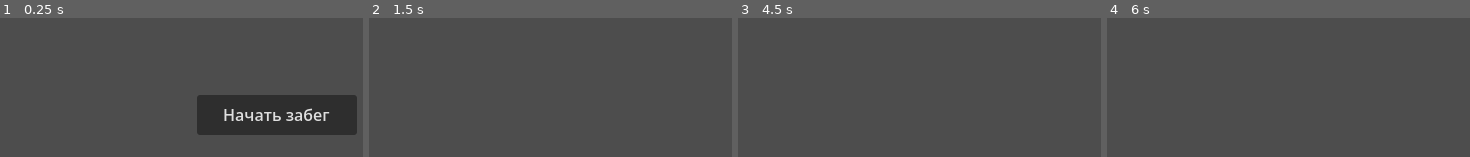
Above: before the commit, frames 1-4 (left to right).
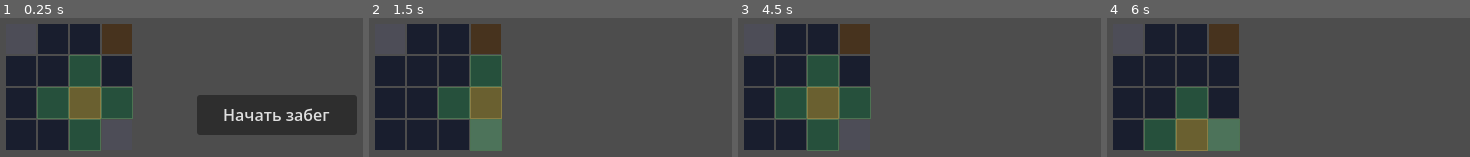
Above: after the commit, the same moments.

Repository: AlexGrabli/Orbital-garden
Game: Godot game, scene res://scenes/game/main.tscn
Two runs of this game, one before a commit and one after it. Both use one fixed random seed, a clock stepped at 60 frames per second and the inputs below.
Inputs (mouse positions are in pixels of both pictures, inside the frame that each line leads up to):
- Up to frame 1 (0.25 s): no input
- Up to frame 2 (1.5 s): click "Начать забег" at 0.5 s; tap Enter (confirm) at 1.25, 1.35 s; move the mouse to (outside the picture) at 1.27 s; press the mouse at (outside the picture) at 1.28 s; hold D (move_cursor_right) from 1.28 s (still down)
- Up to frame 3 (4.5 s): release D (move_cursor_right) at 2 s; release the mouse at (outside the picture) at 2 s; tap Enter (confirm) every 0.75 s from 2 to 4.25 s; drag from (886, 133) to (outside the picture) at 2.02 s; move the mouse to (1079, 36) at 2.77 s; hold D (move_cursor_right) 2.78-3.5 s; hold F (active_ability) 2.78-3.5 s; click (1079, 36) at 3.05 s; drag from (outside the picture) to (821, 61) at 3.52 s; move the mouse to (outside the picture) at 4.27 s; press the mouse at (outside the picture) at 4.28 s; hold A (move_cursor_left) from 4.28 s (still down)
- Up to frame 4 (6 s): tap Escape (cancel) at 4.9 s; release A (move_cursor_left) at 5 s; release the mouse at (outside the picture) at 5 s; tap Enter (confirm) at 5 s; drag from (1190, 61) to (1288, 24) at 5.02 s; move the mouse to (1415, 115) at 5.77 s; press the mouse at (1415, 115) at 5.78 s; hold S (move_cursor_down) from 5.78 s (still down)

The runs differ from the first frame. In frame 1, 26% of the frame differs, in the area x 1-37%, y 4-96%; in frame 2, 28%; in frame 3, 26%; in frame 4, 28%.

Commit message:
Фаза 1.3: сетка станции 4×4
- GridLayout (Resource): размер, клетка 32px, origin, неудобные клетки
  ROCK/DIRT — числа только в resources/grid_layout_default.tres.
- GridManager: оккупанты клеток (place/move/remove/neighbors4), мутации
  эмитят grid_* в EventBus. Без визуала и ввода — тестируется headless.
- GridCursor: виртуальный курсор геймпада/клавиатуры с клампом по сетке,
  подсветка соседей (база синергий), confirm/cancel → EventBus.
- GridView: плейсхолдеры клеток + маппинг указателя (ЛКМ/тап) в клетку.
- Тач теперь эмитит input_tapped с позицией (+input_confirmed для UI).
- Тест tests/grid_test.gd: размещение/перемещение/удаление, соседи.
- Все headless-прогоны зелёные: quit, smoke, phase_machine, input_router, grid.

Diff:
--- /dev/null
+++ b/resources/grid_layout_default.tres
@@ -0,0 +1,14 @@
+[gd_resource type="Resource" script_class="GridLayout" load_steps=2 format=3]
+
+[ext_resource type="Script" path="res://scripts/data/grid_layout.gd" id="1"]
+
+[resource]
+script = ExtResource("1")
+grid_size = Vector2i(4, 4)
+cell_size = 32
+origin = Vector2(48, 88)
+blocked_cells = {
+Vector2i(0, 0): 1,
+Vector2i(3, 0): 2,
+Vector2i(3, 3): 1
+}
--- /dev/null
+++ b/scenes/game/grid_view.gd
@@ -0,0 +1,39 @@
+extends Node2D
+## Визуал сетки (плейсхолдеры-ColorRect) и маппинг указателя в клетки.
+## Позиции уже в canvas-координатах (нюанс stretch — см. AGENTS.md).
+
+@export var layout: GridLayout
+
+
+func _ready() -> void:
+	_build_cells()
+	EventBus.input_place_card.connect(_on_pointer)  # ЛКМ/драг (press)
+	EventBus.input_tapped.connect(_on_pointer)  # тач-тап
+
+
+# Цвета — визуал-плейсхолдер (арт появится в Фазе 3).
+func _terrain_color(terrain: GridLayout.Terrain) -> Color:
+	match terrain:
+		GridLayout.Terrain.ROCK:
+			return Color(0.3, 0.3, 0.34)
+		GridLayout.Terrain.DIRT:
+			return Color(0.28, 0.2, 0.12)
+	return Color(0.1, 0.12, 0.18)
+
+
+func _build_cells() -> void:
+	for y in layout.grid_size.y:
+		for x in layout.grid_size.x:
+			var cell := Vector2i(x, y)
+			var rect := ColorRect.new()
+			rect.position = layout.origin + Vector2(cell) * layout.cell_size + Vector2.ONE
+			rect.size = Vector2(layout.cell_size - 2, layout.cell_size - 2)
+			rect.color = _terrain_color(layout.terrain_at(cell))
+			add_child(rect)
+
+
+# Клик/тап по клетке → подтверждение клетки (выбор карты — задача 4).
+func _on_pointer(screen_pos: Vector2) -> void:
+	var cell := layout.screen_to_cell(screen_pos)
+	if layout.is_inside(cell):
+		EventBus.grid_cell_confirmed.emit(cell)
--- /dev/null
+++ b/scenes/game/grid_view.tscn
@@ -0,0 +1,8 @@
+[gd_scene load_steps=3 format=3]
+
+[ext_resource type="Script" path="res://scenes/game/grid_view.gd" id="1"]
+[ext_resource type="Resource" path="res://resources/grid_layout_default.tres" id="2"]
+
+[node name="GridView" type="Node2D"]
+script = ExtResource("1")
+layout = ExtResource("2")
--- a/scenes/game/main.tscn
+++ b/scenes/game/main.tscn
@@ -1,9 +1,13 @@
-[gd_scene load_steps=5 format=3]
+[gd_scene load_steps=9 format=3]
 
 [ext_resource type="Script" path="res://scenes/game/main.gd" id="1"]
 [ext_resource type="Script" path="res://scripts/core/phase_machine.gd" id="2"]
 [ext_resource type="Resource" path="res://resources/run_config_default.tres" id="3"]
 [ext_resource type="Script" path="res://scripts/core/input_router.gd" id="4"]
+[ext_resource type="Script" path="res://scripts/systems/grid_manager.gd" id="5"]
+[ext_resource type="Resource" path="res://resources/grid_layout_default.tres" id="6"]
+[ext_resource type="PackedScene" path="res://scenes/game/grid_view.tscn" id="7"]
+[ext_resource type="Script" path="res://scripts/systems/grid_cursor.gd" id="8"]
 
 [node name="Main" type="Node2D"]
 script = ExtResource("1")
@@ -23,6 +27,17 @@
 [node name="InputRouter" type="Node" parent="."]
 script = ExtResource("4")
 
+[node name="GridManager" type="Node" parent="."]
+script = ExtResource("5")
+layout = ExtResource("6")
+
+[node name="GridView" parent="." instance=ExtResource("7")]
+layout = ExtResource("6")
+
+[node name="GridCursor" type="Node2D" parent="."]
+script = ExtResource("8")
+layout = ExtResource("6")
+
 [node name="StartButton" type="Button" parent="."]
 offset_left = 240.0
 offset_top = 160.0
--- a/scripts/core/event_bus.gd
+++ b/scripts/core/event_bus.gd
@@ -21,3 +21,11 @@
 signal input_cancelled
 signal input_place_card(screen_pos: Vector2)
 signal input_active_ability
+signal input_tapped(screen_pos: Vector2)  # тач-тап с позицией (для сетки/UI)
+
+# Сетка станции (производители — GridManager, GridCursor, GridView)
+signal grid_occupant_placed(cell: Vector2i, occupant: Node)
+signal grid_occupant_moved(from: Vector2i, to: Vector2i, occupant: Node)
+signal grid_occupant_removed(cell: Vector2i, occupant: Node)
+signal grid_cell_confirmed(cell: Vector2i)
+signal grid_selection_cancelled
--- a/scripts/core/input_router.gd
+++ b/scripts/core/input_router.gd
@@ -13,8 +13,11 @@
 func _unhandled_input(event: InputEvent) -> void:
 	# Тач маппится вручную (эмуляция мыши из тача выключена в проекте).
 	if event is InputEventScreenTouch:
-		if (event as InputEventScreenTouch).pressed:
-			EventBus.input_confirmed.emit() # тап = подтверждение
+		var touch := event as InputEventScreenTouch
+		if touch.pressed:
+			EventBus.input_tapped.emit(touch.position)  # позиция для сетки
+			# TODO(задача 4): убрать дубль — сетка перейдёт на input_tapped.
+			EventBus.input_confirmed.emit()  # паритет UI (старт забега тапом)
 			get_viewport().set_input_as_handled()
 		return
 	if event is InputEventScreenDrag:
--- /dev/null
+++ b/scripts/data/grid_layout.gd
@@ -0,0 +1,37 @@
+class_name GridLayout extends Resource
+## Раскладка сетки станции. Числа сетки — только здесь.
+
+enum Terrain { NORMAL, ROCK, DIRT }  # неудобные клетки: камень/грязь (Свинтус, Фаза 2)
+
+@export var grid_size: Vector2i = Vector2i(4, 4)
+@export var cell_size: int = 32
+@export var origin: Vector2 = Vector2(48, 88)  # левый верх сетки на экране 640×360
+@export var blocked_cells: Dictionary = {}  # Vector2i → Terrain (пусто = всё NORMAL)
+
+
+func is_inside(cell: Vector2i) -> bool:
+	return cell.x >= 0 and cell.y >= 0 and cell.x < grid_size.x and cell.y < grid_size.y
+
+
+func terrain_at(cell: Vector2i) -> Terrain:
+	var value: int = blocked_cells.get(cell, 0)
+	return [Terrain.NORMAL, Terrain.ROCK, Terrain.DIRT][clampi(value, 0, 2)]
+
+
+func cell_rect(cell: Vector2i) -> Rect2:
+	return Rect2(origin + Vector2(cell) * cell_size, Vector2(cell_size, cell_size))
+
+
+func screen_to_cell(pos: Vector2) -> Vector2i:
+	var local := pos - origin
+	return Vector2i(floori(local.x / cell_size), floori(local.y / cell_size))
+
+
+# 4 направления — база синергий по соседству.
+func neighbors4(cell: Vector2i) -> Array[Vector2i]:
+	var result: Array[Vector2i] = []
+	for dir: Vector2i in [Vector2i.UP, Vector2i.DOWN, Vector2i.LEFT, Vector2i.RIGHT]:
+		var n: Vector2i = cell + dir
+		if is_inside(n):
+			result.append(n)
+	return result
--- /dev/null
+++ b/scripts/systems/grid_cursor.gd
@@ -0,0 +1,61 @@
+class_name GridCursor extends Node2D
+## Виртуальный курсор (геймпад/клавиатура): ячейка, подтверждение, подсветка соседей.
+## TODO(задача 4): confirm от мыши (release ЛКМ) дойдёт сюда — развести по контексту.
+
+@export var layout: GridLayout
+
+var cell: Vector2i = Vector2i.ZERO
+
+var _cursor_rect: ColorRect
+var _neighbor_rects: Array[ColorRect] = []
+
+
+func _ready() -> void:
+	cell = Vector2i(layout.grid_size.x / 2, layout.grid_size.y / 2)  # старт — центр сетки
+	_build_visuals()
+	_refresh()
+	EventBus.input_cursor_moved.connect(_on_cursor_moved)
+	EventBus.input_confirmed.connect(_on_confirmed)
+	EventBus.input_cancelled.connect(_on_cancelled)
+
+
+func _on_cursor_moved(dir: Vector2i) -> void:
+	var next := Vector2i(
+		clampi(cell.x + dir.x, 0, layout.grid_size.x - 1),
+		clampi(cell.y + dir.y, 0, layout.grid_size.y - 1))
+	if next != cell:
+		cell = next
+		_refresh()
+
+
+func _on_confirmed() -> void:
+	EventBus.grid_cell_confirmed.emit(cell)
+
+
+func _on_cancelled() -> void:
+	EventBus.grid_selection_cancelled.emit()
+
+
+func _build_visuals() -> void:
+	position = layout.origin
+	_cursor_rect = ColorRect.new()
+	_cursor_rect.size = Vector2(layout.cell_size, layout.cell_size)
+	_cursor_rect.color = Color(1.0, 0.85, 0.2, 0.35)
+	add_child(_cursor_rect)
+	for i in 4:
+		var rect := ColorRect.new()
+		rect.size = _cursor_rect.size
+		rect.color = Color(0.3, 0.9, 0.4, 0.25)  # подсветка соседства (синергии)
+		rect.visible = false
+		add_child(rect)
+		_neighbor_rects.append(rect)
+
+
+func _refresh() -> void:
+	_cursor_rect.position = Vector2(cell) * layout.cell_size
+	var neighbors := layout.neighbors4(cell)
+	for i in _neighbor_rects.size():
+		var rect := _neighbor_rects[i]
+		rect.visible = i < neighbors.size()
+		if rect.visible:
+			rect.position = Vector2(neighbors[i]) * layout.cell_size
--- /dev/null
+++ b/scripts/systems/grid_manager.gd
@@ -0,0 +1,58 @@
+class_name GridManager extends Node
+## Логика сетки станции: оккупанты клеток. Без визуала и ввода.
+## Оккупант — произвольный Node (в задаче 4 — узел карты).
+
+@export var layout: GridLayout
+
+var _occupants: Dictionary = {}  # Vector2i → Node
+
+
+func is_inside(cell: Vector2i) -> bool:
+	return layout.is_inside(cell)
+
+
+func terrain_at(cell: Vector2i) -> GridLayout.Terrain:
+	return layout.terrain_at(cell)
+
+
+# Внутри сетки + удобная клетка + не занята.
+func is_buildable(cell: Vector2i) -> bool:
+	return is_inside(cell) and terrain_at(cell) == GridLayout.Terrain.NORMAL \
+		and not _occupants.has(cell)
+
+
+func occupant_at(cell: Vector2i) -> Node:
+	return _occupants.get(cell) as Node
+
+
+func place(cell: Vector2i, occupant: Node) -> bool:
+	if not is_buildable(cell):
+		return false
+	_occupants[cell] = occupant
+	EventBus.grid_occupant_placed.emit(cell, occupant)
+	return true
+
+
+func move(from: Vector2i, to: Vector2i) -> bool:
+	if not _occupants.has(from) or not is_buildable(to):
+		return false
+	var occupant: Node = _occupants[from]
+	_occupants.erase(from)
+	_occupants[to] = occupant
+	EventBus.grid_occupant_moved.emit(from, to, occupant)
+	return true
+
+
+# Возвращает оккупанта (для «ремонтного дока» позже) или null.
+func remove(cell: Vector2i) -> Node:
+	var occupant: Node = _occupants.get(cell) as Node
+	if occupant == null:
+		return null
+	_occupants.erase(cell)
+	EventBus.grid_occupant_removed.emit(cell, occupant)
+	return occupant
+
+
+# 4 направления — база синергий (см. docs/01, раздел 9).
+func neighbors4(cell: Vector2i) -> Array[Vector2i]:
+	return layout.neighbors4(cell)
--- /dev/null
+++ b/tests/grid_test.gd
@@ -0,0 +1,104 @@
+extends SceneTree
+## Тест GridManager: размещение/перемещение/удаление оккупантов, соседи.
+## Запуск: godot --headless -s res://tests/grid_test.gd
+## Логика без сцены: раскладка из .tres, оккупанты — пустые Node.
+
+var _failures: int = 0
+var _bus: Node
+var _manager: Node  # GridManager
+var _layout: Resource  # GridLayout
+
+
+func _init() -> void:
+	call_deferred("_run")
+
+
+func _check(condition: bool, message: String) -> void:
+	if not condition:
+		_failures += 1
+		printerr("GRID_FAIL: " + message)
+
+
+# Первая buildable-клетка, не входящая в skip.
+func _next_buildable(skip: Array) -> Vector2i:
+	for y in _layout.grid_size.y:
+		for x in _layout.grid_size.x:
+			var cell := Vector2i(x, y)
+			if _manager.is_buildable(cell) and not skip.has(cell):
+				return cell
+	return Vector2i(-1, -1)
+
+
+func _run() -> void:
+	_bus = root.get_node("EventBus")
+	_layout = load("res://resources/grid_layout_default.tres")
+	_manager = load("res://scripts/systems/grid_manager.gd").new()
+	_manager.layout = _layout
+	root.add_child(_manager)
+	await process_frame
+
+	var placed_log: Array = []
+	var moved_log: Array = []
+	var removed_log: Array = []
+	_bus.connect("grid_occupant_placed",
+		func(cell: Vector2i, occ: Node) -> void: placed_log.append([cell, occ]))
+	_bus.connect("grid_occupant_moved",
+		func(from: Vector2i, to: Vector2i, occ: Node) -> void: moved_log.append([from, to, occ]))
+	_bus.connect("grid_occupant_removed",
+		func(cell: Vector2i, occ: Node) -> void: removed_log.append([cell, occ]))
+
+	# 1. place на NORMAL → true + сигнал; повтор на занятую → false.
+	var cell_a: Vector2i = _next_buildable([])
+	var occupant_a := Node.new()
+	_check(_manager.place(cell_a, occupant_a), "place на NORMAL не прошёл: %s" % [cell_a])
+	_check(placed_log == [[cell_a, occupant_a]],
+		"grid_occupant_placed неверен: %s" % [placed_log])
+	_check(_manager.occupant_at(cell_a) == occupant_a, "occupant_at не вернул оккупанта")
+	_check(not _manager.is_buildable(cell_a), "занятая клетка buildable")
+	_check(not _manager.place(cell_a, Node.new()), "place на занятую прошёл")
+
+	# 2. place на ROCK/DIRT → false (клетки из .tres).
+	var rock_cell: Vector2i = _layout.blocked_cells.find_key(1)  # Terrain.ROCK
+	var dirt_cell: Vector2i = _layout.blocked_cells.find_key(2)  # Terrain.DIRT
+	_check(not _manager.place(rock_cell, Node.new()), "place на ROCK прошёл")
+	_check(not _manager.place(dirt_cell, Node.new()), "place на DIRT прошёл")
+
+	# 3. place за пределами сетки → false.
+	_check(not _manager.place(Vector2i(-1, 0), Node.new()), "place слева за сеткой")
+	_check(not _manager.place(Vector2i(0, -1), Node.new()), "place сверху за сеткой")
+	_check(not _manager.place(_layout.grid_size, Node.new()), "place за правым нижним углом")
+
+	# 4. move: на занятую → false; на свободную → true, оккупант переехал.
+	var cell_b: Vector2i = _next_buildable([cell_a])
+	var occupant_b := Node.new()
+	_check(_manager.place(cell_b, occupant_b), "place второго оккупанта не прошёл")
+	_check(not _manager.move(cell_a, cell_b), "move на занятую прошёл")
+
+	var cell_c: Vector2i = _next_buildable([cell_b])
+	_check(_manager.move(cell_a, cell_c), "move на свободную не прошёл")
+	_check(_manager.occupant_at(cell_a) == null, "исходная клетка не пуста после move")
+	_check(_manager.occupant_at(cell_c) == occupant_a, "оккупант не переехал")
+	_check(moved_log == [[cell_a, cell_c, occupant_a]],
+		"grid_occupant_moved неверен: %s" % [moved_log])
+	_check(not _manager.move(cell_c, rock_cell), "move на ROCK прошёл")
+	_check(not _manager.move(cell_c, Vector2i(-1, 0)), "move за сетку прошёл")
+
+	# 5. remove → возвращает оккупанта, клетка свободна; повтор → null.
+	_check(_manager.remove(cell_c) == occupant_a, "remove не вернул оккупанта")
+	_check(_manager.occupant_at(cell_c) == null, "клетка не пуста после remove")
+	_check(_manager.is_buildable(cell_c), "клетка не buildable после remove")
+	_check(_manager.remove(cell_c) == null, "remove из пустой не вернул null")
+	_check(removed_log == [[cell_c, occupant_a]],
+		"grid_occupant_removed неверен: %s" % [removed_log])
+
+	# 6. neighbors4: угловая клетка → 2 соседа, центральная → 4.
+	_check(_manager.neighbors4(Vector2i(0, 0)).size() == 2, "у угла не 2 соседа")
+	var center := Vector2i(_layout.grid_size.x / 2 - 1, _layout.grid_size.y / 2 - 1)
+	_check(_manager.neighbors4(center).size() == 4, "у центра не 4 соседа")
+
+	if _failures == 0:
+		print("GRID_TEST_OK")
+		quit(0)
+	else:
+		printerr("GRID_TEST_FAIL: ошибок %d" % _failures)
+		quit(1)
--- a/tests/input_router_test.gd
+++ b/tests/input_router_test.gd
@@ -99,12 +99,17 @@
 	_check(cursor_dirs == [Vector2i.UP], "стик вверх не дал курсор UP: %s" % [cursor_dirs])
 	cursor_dirs.clear()
 
-	# 5. Тач: тап → input_confirmed
+	# 5. Тач: тап → input_tapped с позицией + input_confirmed (паритет UI)
+	var tapped: Array = []
+	_bus.connect("input_tapped", func(pos: Vector2) -> void: tapped.append(pos))
 	var touch := InputEventScreenTouch.new()
 	touch.pressed = true
 	touch.position = Vector2(320, 180)
 	await _send(touch)
 	_check(log == [&"confirm"], "тап не дал input_confirmed: %s" % [log])
+	var expected_tap: Vector2 = root.get_screen_transform().affine_inverse() * Vector2(320, 180)
+	_check(tapped.size() == 1 and tapped[0].is_equal_approx(expected_tap),
+		"тап не дал input_tapped с позицией: %s" % [tapped])
 	log.clear()
 
 	# 6. Мышь: ПКМ → cancel, ЛКМ press → place_card с позицией, ЛКМ release → confirm
Not shown, added: scenes/game/grid_view.gd.uid
Not shown, added: scripts/core/input_router.gd.uid
Not shown, added: scripts/data/grid_layout.gd.uid
Not shown, added: scripts/systems/grid_cursor.gd.uid
Not shown, added: scripts/systems/grid_manager.gd.uid
Not shown, added: tests/grid_test.gd.uid
Not shown, added: tests/input_router_test.gd.uid
Not shown, changed: docs/AGENTS.md
